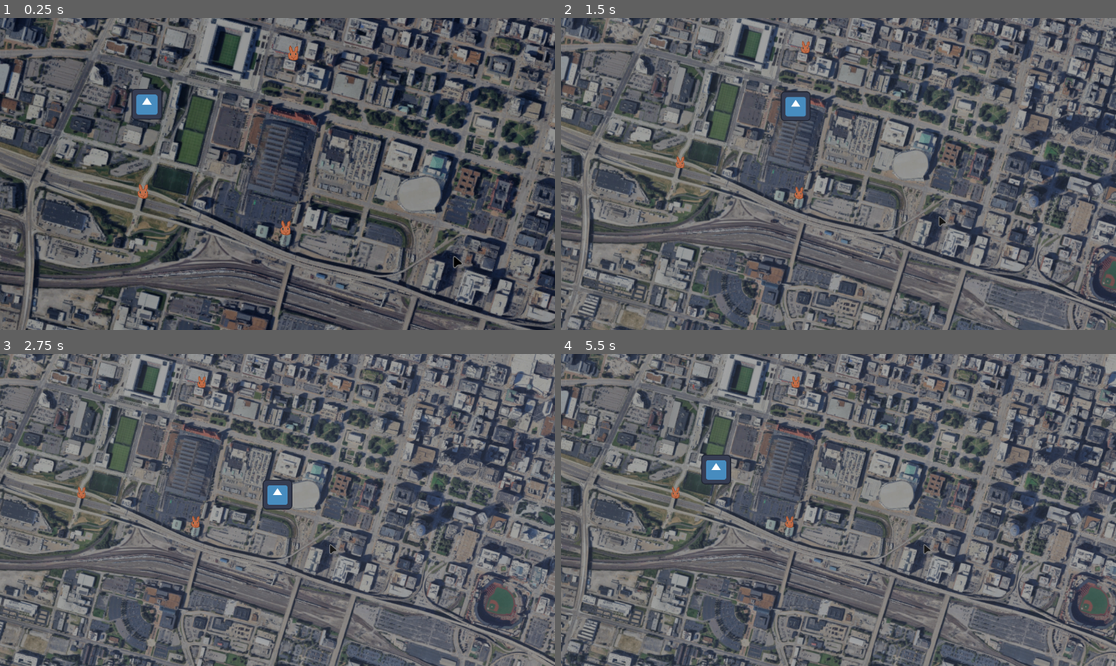
Above: before the commit, frames 1-4 (two rows, left to right).
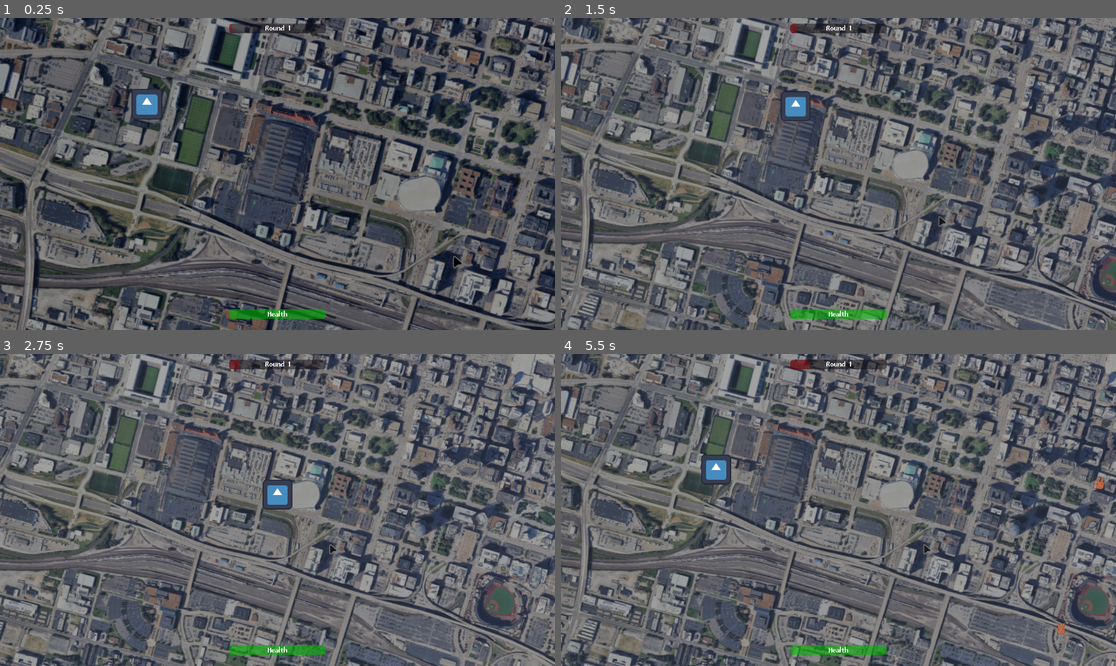
Above: after the commit, the same moments.

Repository: lupuchard/becky-game
Game: Godot game, scene res://world.tscn
Same seed, same stepped clock (60 frames per second), same inputs: the game is played once before the commit and once after it. The engine's default icon, where the game draws it, is replaced by a stand-in: a white triangle on a blue panel in a dark square.
Inputs:
- Up to frame 1 (0.25 s): no input
- Up to frame 2 (1.5 s): tap Enter at 0.5 s; hold D (move_right) 0.53-1.28 s; hold Space (fly) 0.53-1.28 s; hold S (move_down) from 1.28 s (still down); tap Space (fly) at 1.35 s
- Up to frame 3 (2.75 s): release S (move_down) at 2.03 s; hold D (move_right) from 2.03 s (still down); hold Space (fly) from 2.03 s (still down)
- Up to frame 4 (5.5 s): release D (move_right) at 2.78 s; release Space (fly) at 2.78 s; hold W (move_up) 2.78-3.53 s; tap Space (fly) at 2.85, 4.35 s; hold Space (fly) 3.53-4.28 s; hold A (move_left) 3.53-5.03 s; hold S (move_down) from 5.03 s (still down); hold Space (fly) from 5.03 s (still down)

The runs differ from the first frame. In frame 1, 1.2% of the frame differs, in the area x 24-59%, y 1-97%; in frame 2, 1.2%; in frame 3, 1.2%; in frame 4, 1.3%, in the area x 19-98%, y 1-97%.

Commit message:
round progress, shooting enemies & becky health bar

Diff:
--- /dev/null
+++ b/Enemies/FastEnemy.tscn
@@ -0,0 +1,20 @@
+[gd_scene format=3 uid="uid://d2ewupfw2b3wr"]
+
+[ext_resource type="Script" uid="uid://r6wflmh8dtf0" path="res://Scripts/enemy.gd" id="1_877iy"]
+[ext_resource type="Texture2D" uid="uid://dp30yb0f2h37u" path="res://Assets/bnuy.png" id="2_vmw1j"]
+
+[sub_resource type="CircleShape2D" id="CircleShape2D_2l8sk"]
+radius = 13.0
+
+[node name="FastEnemy" type="StaticBody2D" unique_id=1629057451]
+script = ExtResource("1_877iy")
+max_speed = 150.0
+accel = 1500.0
+metadata/_custom_type_script = "uid://r6wflmh8dtf0"
+
+[node name="Sprite" type="Sprite2D" parent="." unique_id=1715504409]
+position = Vector2(-1, -4)
+texture = ExtResource("2_vmw1j")
+
+[node name="CollisionShape2D" type="CollisionShape2D" parent="." unique_id=1695961910]
+shape = SubResource("CircleShape2D_2l8sk")
--- a/Enemies/TestEnemy.tscn
+++ b/Enemies/ShootEnemy.tscn
@@ -4,16 +4,20 @@
 [ext_resource type="Texture2D" uid="uid://dp30yb0f2h37u" path="res://Assets/bnuy.png" id="2_83x8t"]
 
 [sub_resource type="CircleShape2D" id="CircleShape2D_2l8sk"]
-radius = 13.0
+radius = 29.017237
 
-[node name="TestEnemy" type="StaticBody2D" unique_id=1629057451]
+[node name="ShootEnemy" type="StaticBody2D" unique_id=1629057451]
 script = ExtResource("1_5xdy1")
-max_speed = 50.0
-accel = 500.0
+health = 3.0
+max_speed = 80.0
+accel = 800.0
+projectile_damage = 5.0
+projectile_cooldown = 1.6
 metadata/_custom_type_script = "uid://r6wflmh8dtf0"
 
 [node name="Sprite" type="Sprite2D" parent="." unique_id=1715504409]
 position = Vector2(-1, -4)
+scale = Vector2(2, 2)
 texture = ExtResource("2_83x8t")
 
 [node name="CollisionShape2D" type="CollisionShape2D" parent="." unique_id=1695961910]
--- a/Scripts/becky.gd
+++ b/Scripts/becky.gd
@@ -1,5 +1,8 @@
-extends Node2D
+extends Area2D
 class_name Becky
+
+const MAX_HEALTH := 100.0
+const INV_COOLDOWN := 0.5
 
 const MAX_SPEED := 200.0
 const ACCEL := 1000.0
@@ -7,14 +10,21 @@
 const FLY_TRANSITION_TIME := 0.3
 const FLY_SPEEDUP := 2.0
 
-var vel: Vector2 = Vector2.ZERO
-var shoot_dir: Vector2 = Vector2.ZERO
-var shoot_cooldown: float = 0.0
+@onready var sprite = $Sprite
+
+var health := MAX_HEALTH
+var vel := Vector2.ZERO
+var shoot_dir := Vector2.ZERO
+var shoot_cooldown := 0.0
+var damage_tween: Tween
+var inv_cooldown := 0.0
 
 var flying = 0.0
 
 func _ready():
-	pass
+	add_to_group("becky")
+	collision_mask = 1 | 2
+	#body_entered.connect(on_collision)
 
 func _event():
 	pass
@@ -51,6 +61,8 @@
 		shoot_cooldown += SHOOT_COOLDOWN
 		shoot(shoot_dir.normalized())
 
+	inv_cooldown = max(inv_cooldown - delta, 0.0)
+
 func _physics_process(delta: float):
 	var max_speed = lerp(MAX_SPEED, MAX_SPEED * FLY_SPEEDUP, flying)
 	var accel = lerp(ACCEL, ACCEL * FLY_SPEEDUP, flying)
@@ -73,11 +85,30 @@
 		vel = vel.normalized() * max_speed
 	global_position += vel * delta
 
+	for body in get_overlapping_bodies():
+		on_collision(body)
+
 func shoot(direction: Vector2):
 	var proj = Projectile.new()
 	proj.damage = 0.5
 	proj.velocity = direction * 500.0
-	proj.lifespan = 60.0
+	proj.lifespan = 5.0
 	proj.size = 20
 	get_parent().add_child(proj)
 	proj.global_position = global_position
+
+func on_collision(body: Node2D):
+	if flying >= 0.5: return
+
+	if body is Enemy and inv_cooldown <= 0.0:
+		take_damage(body.contact_damage)
+		inv_cooldown = INV_COOLDOWN
+	elif body is Projectile:
+		take_damage(body.damage)
+		body.die()
+
+func take_damage(amount: float):
+	health -= amount
+	sprite.modulate = Color(1.0, 0.5, 0.5)
+	damage_tween = create_tween()
+	damage_tween.tween_property(sprite, "modulate", Color.WHITE, 0.3)
--- a/Scripts/enemy.gd
+++ b/Scripts/enemy.gd
@@ -1,13 +1,21 @@
 extends StaticBody2D
 class_name Enemy
+
+signal died
 
 @onready var sprite: Sprite2D = $Sprite
 
 @export var health: float = 1.0
 @export var max_speed: float = 1.0
 @export var accel: float = 10.0
+@export var contact_damage: float = 10.0
+
+@export var projectile_damage: float = 0.0
+@export var projectile_cooldown: float = 0.0
 
 @export var possible_paths: Array[Path2D]
+
+var target: Node2D
 
 var path0: Curve2D
 var path1: Curve2D
@@ -17,17 +25,25 @@
 var speed: float = 0.0
 var going_back: bool = false
 
+var cooldown: float = 0.0
+
 var damage_tween: Tween
+var is_dead := false
 
 func _ready():
 	collision_layer = 2
 	collision_mask = 1
 
+	cooldown = projectile_cooldown
+
 	if possible_paths.size() > 0:
 		pick_random_path()
 
+	if projectile_damage > 0.0 and projectile_cooldown > 0.0:
+		target = get_tree().get_first_node_in_group("becky")
+
 func _process(delta: float):
-	if is_dead() || path0 == null: return
+	if is_dead || path0 == null: return
 
 	speed = min(speed + accel * delta, max_speed)
 	path_distance += speed * delta
@@ -40,6 +56,22 @@
 			pick_random_path()
 	else:
 		update_position()
+
+	if target != null:
+		cooldown -= delta
+		if cooldown <= 0.0:
+			cooldown += projectile_cooldown
+			shoot_projectile()
+
+func shoot_projectile():
+	var proj = Projectile.new()
+	proj.damage = projectile_damage
+	proj.velocity = (target.global_position - global_position).normalized() * 200.0
+	proj.lifespan = 60.0
+	proj.size = 10
+	proj.enemy = true
+	get_parent().add_child(proj)
+	proj.global_position = global_position
 
 func pick_random_path():
 	path0 = possible_paths.pick_random().curve
@@ -61,7 +93,7 @@
 
 func take_damage(damage: float):
 	health -= damage
-	if is_dead():
+	if health <= 0:
 		die()
 	else:
 		sprite.modulate = Color(1.0, 0.5, 0.5)
@@ -69,11 +101,10 @@
 		damage_tween.tween_property(sprite, "modulate", Color.WHITE, 0.3)
 
 func die():
+	if is_dead: return
 	collision_layer = 0
 	collision_mask = 0
 	sprite.modulate = Color(1.0, 0.0, 0.0)
 	damage_tween = create_tween()
 	damage_tween.tween_property(sprite, "modulate", Color(1.0, 0.0, 0.0, 0.0), 0.3)
-
-func is_dead():
-	return health <= 0
+	died.emit()
--- /dev/null
+++ b/Scripts/exit_button.gd
@@ -0,0 +1,6 @@
+extends Button
+
+func _ready():
+	pressed.connect(func():
+		get_tree().quit()
+	)
--- a/Scripts/projectile.gd
+++ b/Scripts/projectile.gd
@@ -1,14 +1,15 @@
 extends StaticBody2D
 class_name Projectile
 
+var enemy: bool = false
 var size: float
 var velocity: Vector2
 var damage: float
 var lifespan: float
 
 func _ready():
-	collision_layer = 0
-	collision_mask = 2
+	collision_layer = 2 if enemy else 0
+	collision_mask = 0 if enemy else 2
 
 	var shape = CollisionShape2D.new()
 	shape.shape = CircleShape2D.new()
@@ -24,15 +25,16 @@
 func _process(delta: float):
 	lifespan -= delta
 	var collision = move_and_collide(velocity * delta)
-	if collision != null and collision.get_collider() is Enemy:
-		collision.get_collider().take_damage(damage)
-		die()
+	if collision != null:
+		on_collide(collision.get_collider())
 
 	if lifespan < 0:
 		die()
 
-func on_collide():
-	pass
+func on_collide(collider: Object):
+	if !enemy and collider is Enemy:
+		collider.take_damage(damage)
+		die()
 
 func die():
 	queue_free()
--- a/Scripts/spawner.gd
+++ b/Scripts/spawner.gd
@@ -8,27 +8,44 @@
 var current_segment_spawned: Array[int]
 var current_segment_times: Array[float]
 
+var round_total_enemies: int = 0
+var round_dead_enemies: int = 0
+var round_total_time: float = 0.0
+var round_current_time: float = 0.0
+
 func _ready():
 	pass
 
 func set_round(new_round: Node):
 	round_segments.clear()
 	current_segments.clear()
+	current_segment_spawned.clear()
 	current_segment_times.clear()
+	next_segment = 0
 
+	round_total_enemies = 0
+	round_dead_enemies = 0
+	var times: Array[float] = [0.0]
+	var prev_simultaneous = false
 	for child in new_round.get_children():
 		if child is RoundSegment:
 			round_segments.push_back(child)
+			round_total_enemies += child.amount
+			if prev_simultaneous:
+				times.push_back(child.seconds_between * child.amount)
+			else:
+				times[times.size() - 1] += child.seconds_between * child.amount
+			prev_simultaneous = child.simultaneous
+	round_total_time = times.max()
+	round_current_time = 0.0
 
-	if round_segments.size() > 0:
-		current_segments.push_back(round_segments[0])
-		current_segment_spawned.push_back(0)
-		current_segment_times.push_back(0)
-		next_segment = 1
+	push_next_segment()
 
 func _process(delta: float):
 	if round_segments.size() == 0:
 		return
+
+	round_current_time += delta
 
 	for i in range(current_segments.size() - 1, -1, -1):
 		if current_segment_spawned[i] >= current_segments[i].amount:
@@ -58,7 +75,7 @@
 	current_segments.push_back(round_segments[next_segment])
 	current_segment_spawned.push_back(0)
 	current_segment_times.push_back(0)
-	next_segment = 1
+	next_segment += 1
 
 	if current_segments.back().simultaneous:
 		push_next_segment()
@@ -68,6 +85,9 @@
 	var new_enemy: Enemy = segment.enemy.instantiate()
 	new_enemy.possible_paths = segment.paths
 	get_parent().add_child(new_enemy)
+	new_enemy.died.connect(func():
+		round_dead_enemies += 1
+	)
 
 func end_round():
 	round_segments.clear()
--- a/Scripts/world.gd
+++ b/Scripts/world.gd
@@ -1,7 +1,43 @@
 extends Node2D
 class_name World
 
+@onready var becky: Becky = $Becky
 @onready var spawner: Spawner = $Spawner
+
+@onready var round_label: Label = $CanvasLayer/RoundProgress/Label
+@onready var time_progress: ProgressBar = $CanvasLayer/RoundProgress/TimeProgress
+@onready var kill_progress: ProgressBar = $CanvasLayer/RoundProgress/KillProgress
+
+@onready var health_bar: ProgressBar = $CanvasLayer/Status/HealthBar
+
+@onready var game_over_panel: Control = $CanvasLayer/GameOverPanel
+@onready var retry_button: Button = $CanvasLayer/GameOverPanel/Container/Buttons/RetryButton
 
 func _ready():
 	spawner.set_round($Rounds/Round1)
+	retry_button.pressed.connect(reset)
+	game_over_panel.hide()
+
+func _process(_delta: float):
+	time_progress.value = spawner.round_current_time / spawner.round_total_time
+	kill_progress.value = float(spawner.round_dead_enemies) / spawner.round_total_enemies
+	health_bar.value = becky.health / Becky.MAX_HEALTH
+
+	if becky.health <= 0.0:
+		game_over()
+
+func game_over():
+	game_over_panel.show()
+	becky.process_mode = Node.PROCESS_MODE_DISABLED
+	becky.hide()
+
+func reset():
+	game_over_panel.hide()
+	becky.health = Becky.MAX_HEALTH
+	for child in get_children():
+		if child is Enemy or child is Projectile:
+			child.queue_free()
+	spawner.set_round($Rounds/Round1)
+
+	becky.show()
+	becky.process_mode = Node.PROCESS_MODE_INHERIT
--- a/project.godot
+++ b/project.godot
@@ -14,6 +14,10 @@
 run/main_scene="uid://cqarhjdschw61"
 config/features=PackedStringArray("4.6", "GL Compatibility")
 config/icon="res://Assets/icon.svg"
+
+[gui]
+
+theme/custom_font="uid://c3456ef513ov"
 
 [input]
 
--- a/world.tscn
+++ b/world.tscn
@@ -3,14 +3,20 @@
 [ext_resource type="Texture2D" uid="uid://1wotvcqwjf7y" path="res://Assets/stlouis.png" id="1_036b0"]
 [ext_resource type="Script" uid="uid://dnxwujkvesuyq" path="res://Scripts/world.gd" id="1_gbfbk"]
 [ext_resource type="Script" uid="uid://dwcmiih07jwfd" path="res://Scripts/camera.gd" id="2_dwbse"]
+[ext_resource type="FontFile" uid="uid://c3456ef513ov" path="res://Assets/Fonts/Abaddon Bold.ttf" id="2_ioo17"]
 [ext_resource type="Script" uid="uid://c0eti6l0haml2" path="res://Scripts/becky.gd" id="2_tlwt5"]
+[ext_resource type="Script" uid="uid://b4s1wjwo5qmr7" path="res://Scripts/exit_button.gd" id="3_ic0uy"]
 [ext_resource type="Texture2D" uid="uid://citqc3djyupwv" path="res://Assets/icon.svg" id="3_tlwt5"]
-[ext_resource type="PackedScene" uid="uid://c11e4oti6gie5" path="res://Enemies/TestEnemy.tscn" id="5_036b0"]
+[ext_resource type="PackedScene" uid="uid://c11e4oti6gie5" path="res://Enemies/ShootEnemy.tscn" id="5_036b0"]
 [ext_resource type="Script" uid="uid://b7ensqc5ji3bt" path="res://Scripts/spawner.gd" id="6_dwbse"]
 [ext_resource type="Script" uid="uid://bg3fuwbfsrid0" path="res://Scripts/round_segment.gd" id="7_pkg7o"]
+[ext_resource type="PackedScene" uid="uid://d2ewupfw2b3wr" path="res://Enemies/FastEnemy.tscn" id="8_wse8f"]
 
 [sub_resource type="QuadMesh" id="QuadMesh_036b0"]
 size = Vector2(2000, 1000)
+
+[sub_resource type="CircleShape2D" id="CircleShape2D_ioo17"]
+radius = 32.01562
 
 [sub_resource type="Curve2D" id="Curve2D_036b0"]
 _data = {
@@ -32,6 +38,150 @@
 
 [node name="World" type="Node2D" unique_id=2120518854]
 script = ExtResource("1_gbfbk")
+
+[node name="CanvasLayer" type="CanvasLayer" parent="." unique_id=825859611]
+
+[node name="RoundProgress" type="Control" parent="CanvasLayer" unique_id=880882148]
+layout_mode = 3
+anchors_preset = 10
+anchor_right = 1.0
+grow_horizontal = 2
+size_flags_vertical = 0
+
+[node name="TimeProgress" type="ProgressBar" parent="CanvasLayer/RoundProgress" unique_id=660649422]
+modulate = Color(1, 0, 0, 1)
+custom_minimum_size = Vector2(200, 10)
+layout_mode = 1
+anchors_preset = 5
+anchor_left = 0.5
+anchor_right = 0.5
+offset_left = -100.0
+offset_top = 12.0
+offset_right = 100.0
+offset_bottom = 32.0
+grow_horizontal = 2
+max_value = 1.0
+step = 0.001
+value = 0.79
+show_percentage = false
+
+[node name="KillProgress" type="ProgressBar" parent="CanvasLayer/RoundProgress" unique_id=1745523778]
+modulate = Color(0.25, 0.65, 1, 1)
+custom_minimum_size = Vector2(200, 10)
+layout_mode = 1
+anchors_preset = 5
+anchor_left = 0.5
+anchor_right = 0.5
+offset_left = -100.0
+offset_top = 12.0
+offset_right = 100.0
+offset_bottom = 32.0
+grow_horizontal = 2
+max_value = 1.0
+step = 0.001
+value = 0.39
+show_percentage = false
+
+[node name="Label" type="Label" parent="CanvasLayer/RoundProgress" unique_id=1530507288]
+custom_minimum_size = Vector2(200, 0)
+layout_mode = 1
+anchors_preset = 5
+anchor_left = 0.5
+anchor_right = 0.5
+offset_left = -100.0
+offset_top = 14.0
+offset_right = 100.0
+offset_bottom = 37.0
+grow_horizontal = 2
+theme_override_fonts/font = ExtResource("2_ioo17")
+text = "Round 1"
+horizontal_alignment = 1
+
+[node name="Status" type="Control" parent="CanvasLayer" unique_id=1962127259]
+layout_mode = 3
+anchors_preset = 12
+anchor_top = 1.0
+anchor_right = 1.0
+anchor_bottom = 1.0
+grow_horizontal = 2
+grow_vertical = 0
+
+[node name="HealthBar" type="ProgressBar" parent="CanvasLayer/Status" unique_id=877821296]
+modulate = Color(0, 1, 0, 1)
+custom_minimum_size = Vector2(200, 20)
+layout_mode = 1
+anchors_preset = 7
+anchor_left = 0.5
+anchor_top = 1.0
+anchor_right = 0.5
+anchor_bottom = 1.0
+offset_left = -100.0
+offset_top = -43.0
+offset_right = 100.0
+offset_bottom = -23.0
+grow_horizontal = 2
+grow_vertical = 0
+max_value = 1.0
+step = 0.001
+value = 1.0
+show_percentage = false
+
+[node name="Label" type="Label" parent="CanvasLayer/Status" unique_id=857483882]
+custom_minimum_size = Vector2(200, 0)
+layout_mode = 1
+anchors_preset = 5
+anchor_left = 0.5
+anchor_right = 0.5
+offset_left = -100.0
+offset_top = -40.0
+offset_right = 100.0
+offset_bottom = -17.0
+grow_horizontal = 2
+theme_override_fonts/font = ExtResource("2_ioo17")
+text = "Health"
+horizontal_alignment = 1
+
+[node name="GameOverPanel" type="PanelContainer" parent="CanvasLayer" unique_id=407970296]
+visible = false
+anchors_preset = 8
+anchor_left = 0.5
+anchor_top = 0.5
+anchor_right = 0.5
+anchor_bottom = 0.5
+offset_left = -20.0
+offset_top = -20.0
+offset_right = 20.0
+offset_bottom = 20.0
+grow_horizontal = 2
+grow_vertical = 2
+
+[node name="Container" type="VBoxContainer" parent="CanvasLayer/GameOverPanel" unique_id=1347517114]
+layout_mode = 2
+
+[node name="MarginContainer" type="MarginContainer" parent="CanvasLayer/GameOverPanel/Container" unique_id=1875484607]
+layout_mode = 2
+theme_override_constants/margin_left = 6
+theme_override_constants/margin_top = 10
+theme_override_constants/margin_right = 6
+theme_override_constants/margin_bottom = 2
+
+[node name="Label" type="Label" parent="CanvasLayer/GameOverPanel/Container/MarginContainer" unique_id=344090192]
+layout_mode = 2
+text = "You have died."
+
+[node name="Buttons" type="HBoxContainer" parent="CanvasLayer/GameOverPanel/Container" unique_id=1767961353]
+layout_mode = 2
+theme_override_constants/separation = 12
+alignment = 1
+
+[node name="RetryButton" type="Button" parent="CanvasLayer/GameOverPanel/Container/Buttons" unique_id=21093111]
+layout_mode = 2
+text = "Retry"
+
+[node name="ExitButton" type="Button" parent="CanvasLayer/GameOverPanel/Container/Buttons" unique_id=2024142376]
+layout_mode = 2
+text = "Exit"
+script = ExtResource("3_ic0uy")
 
 [node name="Stlouis" type="Sprite2D" parent="." unique_id=1409619830]
 modulate = Color(0.62, 0.62, 0.62, 1)
@@ -50,23 +200,17 @@
 modulate = Color(1, 1, 1, 0)
 mesh = SubResource("QuadMesh_036b0")
 
-[node name="Becky" type="Node2D" parent="." unique_id=2001525167]
+[node name="Becky" type="Area2D" parent="." unique_id=2046443451]
 z_index = 1
 position = Vector2(305, 179)
 script = ExtResource("2_tlwt5")
 
-[node name="Sprite2D" type="Sprite2D" parent="Becky" unique_id=2141613476]
+[node name="Sprite" type="Sprite2D" parent="Becky" unique_id=2141613476]
 scale = Vector2(0.5, 0.5)
 texture = ExtResource("3_tlwt5")
 
-[node name="TestEnemy" parent="." unique_id=1629057451 instance=ExtResource("5_036b0")]
-position = Vector2(297, 363)
-
-[node name="TestEnemy2" parent="." unique_id=194840758 instance=ExtResource("5_036b0")]
-position = Vector2(609, 76)
-
-[node name="TestEnemy3" parent="." unique_id=814571854 instance=ExtResource("5_036b0")]
-position = Vector2(593, 439)
+[node name="CollisionShape2D" type="CollisionShape2D" parent="Becky" unique_id=795749735]
+shape = SubResource("CircleShape2D_ioo17")
 
 [node name="Paths" type="Node2D" parent="." unique_id=1384284802]
 
@@ -85,11 +229,28 @@
 
 [node name="RoundSegment" type="Node" parent="Rounds/Round1" unique_id=1071763997 node_paths=PackedStringArray("paths")]
 script = ExtResource("7_pkg7o")
-enemy = ExtResource("5_036b0")
+enemy = ExtResource("8_wse8f")
 amount = 5
 seconds_between = 1.0
 paths = [NodePath("../../../Paths/HighPath"), NodePath("../../../Paths/LowPath"), NodePath("../../../Paths/WavyPath")]
 metadata/_custom_type_script = "uid://bg3fuwbfsrid0"
 
+[node name="RoundSegment2" type="Node" parent="Rounds/Round1" unique_id=1248640915 node_paths=PackedStringArray("paths")]
+script = ExtResource("7_pkg7o")
+enemy = ExtResource("5_036b0")
+amount = 5
+seconds_between = 3.0
+simultaneous = true
+paths = [NodePath("../../../Paths/HighPath"), NodePath("../../../Paths/LowPath"), NodePath("../../../Paths/WavyPath")]
+metadata/_custom_type_script = "uid://bg3fuwbfsrid0"
+
+[node name="RoundSegment3" type="Node" parent="Rounds/Round1" unique_id=978029227 node_paths=PackedStringArray("paths")]
+script = ExtResource("7_pkg7o")
+enemy = ExtResource("8_wse8f")
+amount = 20
+seconds_between = 1.5
+paths = [NodePath("../../../Paths/HighPath"), NodePath("../../../Paths/LowPath"), NodePath("../../../Paths/WavyPath")]
+metadata/_custom_type_script = "uid://bg3fuwbfsrid0"
+
 [node name="Spawner" type="Node2D" parent="." unique_id=610224940]
 script = ExtResource("6_dwbse")
Binary file added: Assets/Fonts/Abaddon Bold.ttf
Not shown, added: Assets/Fonts/Abaddon Bold.ttf.import
Binary file added: Assets/Fonts/Abaddon Light.ttf
Not shown, added: Assets/Fonts/Abaddon Light.ttf.import
Not shown, added: Scripts/exit_button.gd.uid
